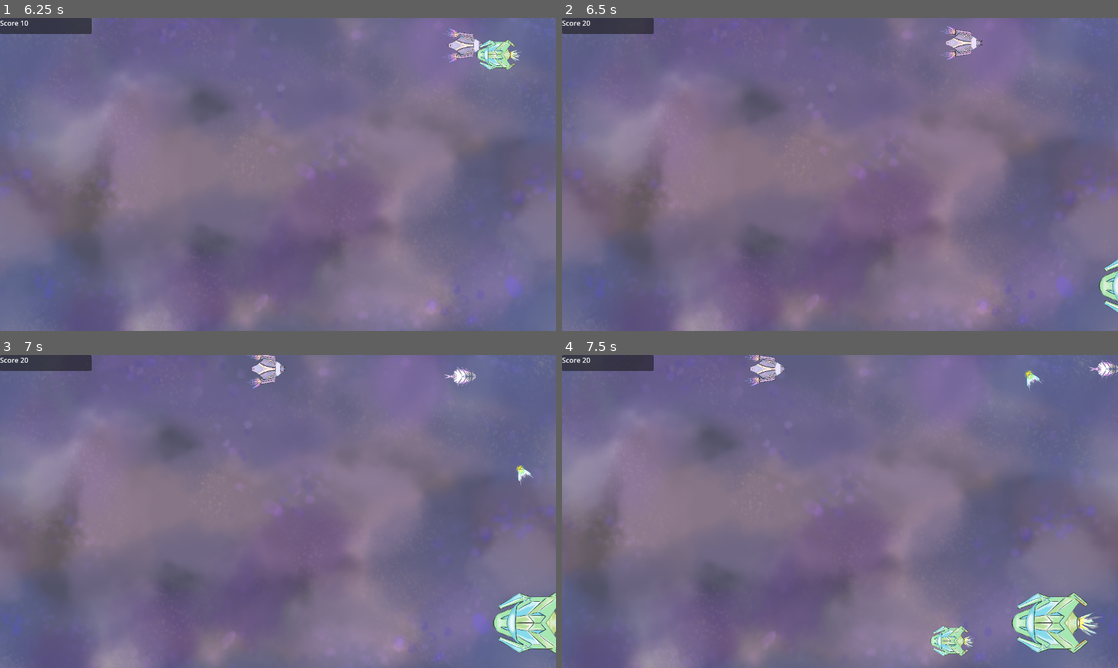
Above: before the commit, frames 1-4 (two rows, left to right).
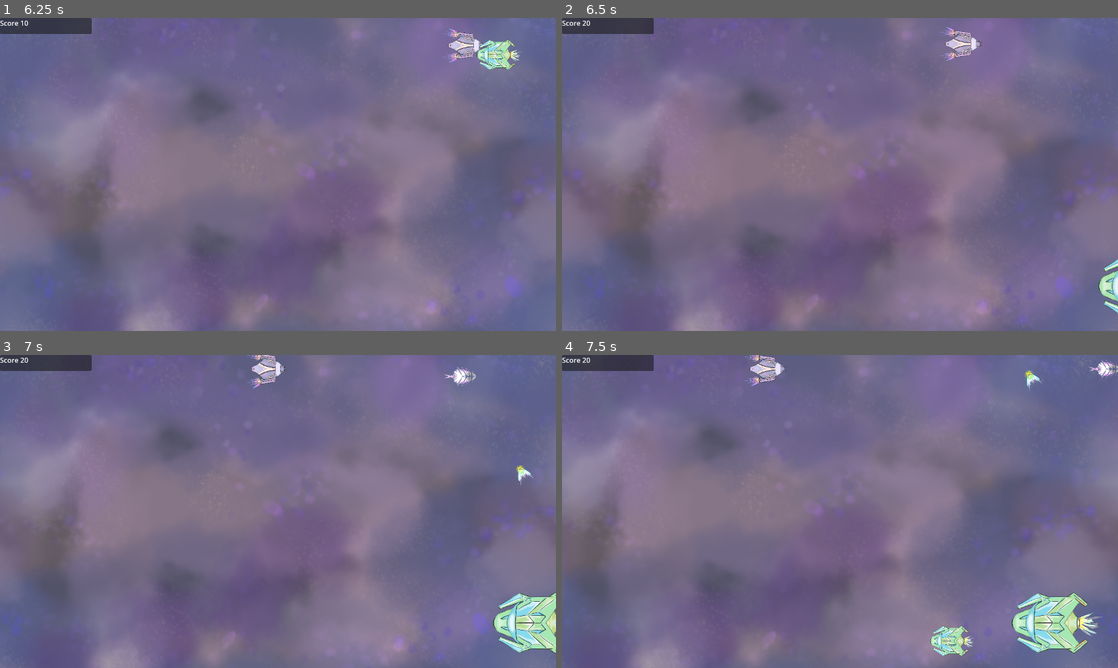
Above: after the commit, the same moments.

Repository: KairosGames/AccessM1
Game: Godot game, scene res://Scenes/shmup.tscn
Two runs of this game, one before a commit and one after it. Both use one fixed random seed, a clock stepped at 60 frames per second and the inputs below. This scene is started directly instead of the project's main scene. Sound files missing from this copy of the repository are replaced by a short silence.
Inputs:
- Up to frame 1 (6.25 s): tap Enter at 0.5 s; hold Space (Action) 0.53-1.28 s; hold D (Right) 0.53-2.03 s; tap W (Up) at 0.77, 1.52, 3.02, 3.77, 4.52, 6.02 s; tap P (SwitchGame) every 1.5 s from 1.35 to 5.85 s; hold A (Left) 2.03-2.78 s; hold Space (Action) 2.03-2.78 s; hold D (Right) 2.78-4.28 s; hold Space (Action) 3.53-4.28 s; hold A (Left) 4.28-5.03 s; hold D (Right) 5.03-5.78 s; hold Space (Action) 5.03-5.78 s; hold A (Left) from 5.78 s (still down)
- Up to frame 2 (6.5 s): keep holding A (Left)
- Up to frame 3 (7 s): keep holding A (Left); hold Space (Action) from 6.53 s (still down); tap W (Up) at 6.77 s
- Up to frame 4 (7.5 s): release A (Left) at 7.28 s; release Space (Action) at 7.28 s; hold D (Right) from 7.28 s (still down); tap P (SwitchGame) at 7.35 s

Frame 1 is identical in both runs. In frame 2, 0.4% of the frame differs, in the area x 68-100%, y 2-95%; in frame 3, less than 0.1%; in frame 4, less than 0.1%.
Error before the commit: Invalid access to property or key 'visible' on a base object of type 'null instance'. (res://Scripts/shmup/shmup.gd:225)
Error after the commit: Invalid access to property or key 'visible' on a base object of type 'null instance'. (res://Scripts/shmup/shmup.gd:226)

Commit message:
Additional juice

Diff:
--- a/Scripts/shmup/player_shmup.gd
+++ b/Scripts/shmup/player_shmup.gd
@@ -15,6 +15,7 @@
 func _process(delta: float) -> void:
 	$Sprite.scale=lerp($Sprite.scale,baseScale,delta*10)
 	$Sprite.position=lerp($Sprite.position,Vector2.ZERO,delta*10)+Vector2(randf_range(-shake,shake),randf_range(-shake,shake))
+	get_parent().get_node("Camera").position=Vector2(randf_range(-shake,shake),randf_range(-shake,shake))*2
 	shake=lerp(shake,0.0,delta*10)
 	get_parent().modulate=Color(1+shake*0.02,1.0-shake*0.02,1.0-shake*0.02)
 
--- a/Scripts/shmup/shmup.gd
+++ b/Scripts/shmup/shmup.gd
@@ -178,6 +178,7 @@
 				$Sound/PlayerDeathSound.play()
 				$Sound/LoseSound.play()
 			if restart==RESTART_TIME:
+				player.shake=100
 				player.visible=false
 				$Camera/EndPanel.visible=true
 				for c in get_children():
